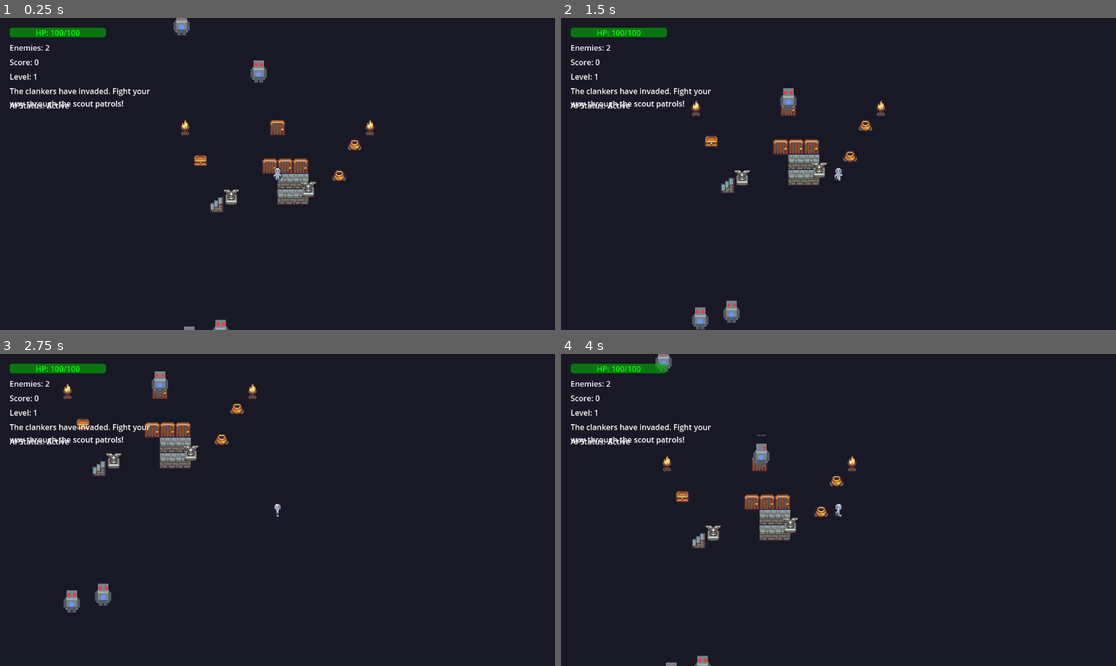
Above: before the commit, frames 1-4 (two rows, left to right).
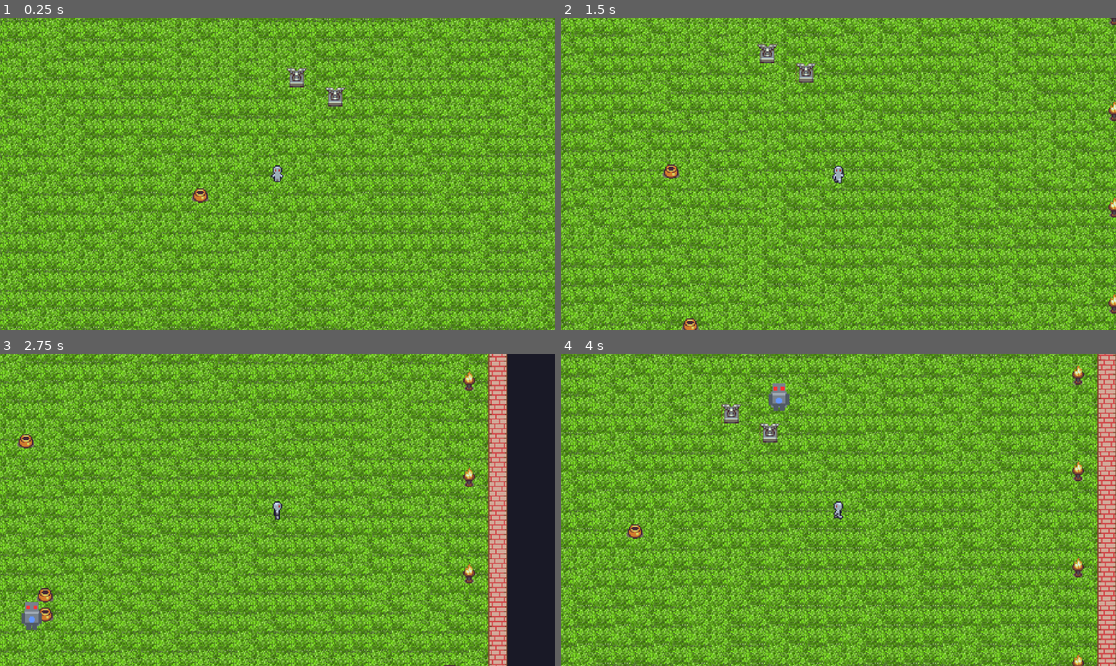
Above: after the commit, the same moments.

Repository: RonanHevenor/legendarypotato
Game: Godot game, scene res://scenes/levels/room_01.tscn
Same seed, same stepped clock (60 frames per second), same inputs: the game is played once before the commit and once after it.
Inputs:
- Up to frame 1 (0.25 s): no input
- Up to frame 2 (1.5 s): tap Enter at 0.5 s; hold Right (ui_right) 0.53-1.28 s; tap Space (attack) at 0.6, 1.35 s; hold Down (ui_down) from 1.28 s (still down)
- Up to frame 3 (2.75 s): release Down (ui_down) at 2.03 s; hold Right (ui_right) from 2.03 s (still down); tap Tab at 2.1 s; tap Space (attack) at 2.3 s
- Up to frame 4 (4 s): release Right (ui_right) at 2.78 s; hold Up (ui_up) 2.78-3.53 s; tap R at 2.85 s; tap Space (attack) at 3.05, 3.6 s; hold Left (ui_left) from 3.53 s (still down)

The runs differ from the first frame. In frame 1, 100% of the frame differs, in the area x 0-100%, y 0-100%; in frame 2, 100%; in frame 3, 91%; in frame 4, 100%.

Commit message:
letting grok in

Diff:
--- a/scenes/levels/room_01.tscn
+++ b/scenes/levels/room_01.tscn
@@ -72,10 +72,6 @@
 zoom = Vector2(2, 2)
 script = ExtResource("17_camera")
 
-[node name="EnemySpawner" type="Node2D" parent="YSort"]
-script = ExtResource("10_spawner")
-enemy_scene = ExtResource("9_enemy")
-
 [node name="CombatUI" parent="." instance=ExtResource("11_ui")]
 
 [node name="LevelManager" type="Node" parent="."]
@@ -89,3 +85,7 @@
 
 [node name="GameManager" type="Node" parent="."]
 script = ExtResource("15_game_mgr")
+
+[node name="EnemySpawner" type="Node2D" parent="."]
+script = ExtResource("10_spawner")
+enemy_scene = ExtResource("9_enemy")
--- a/scripts/enemy.gd
+++ b/scripts/enemy.gd
@@ -23,39 +23,29 @@
 
 func _ready():
 	health = max_health
+	player = get_tree().get_first_node_in_group("player")
+	if not player:
+		push_warning("Enemy: No player found in group 'player' at _ready.")
+	else:
+		print("Enemy linked to player:", player.name)
 
-	# Find player first
-	player = get_tree().get_first_node_in_group("player")
-
-	# Get camera reference from player
 	if player and player.has_node("Camera2D"):
 		camera = player.get_node("Camera2D")
 
-	# Set collision layers
-	collision_layer = 3  # Enemies layer
-	collision_mask = 1 + 2  # World + Player
-	if not player:
-		push_error("No player found in group 'player'")
-
-	# Ensure sprite is visible
+	# Setup visuals
+	collision_layer = 3
+	collision_mask = 1 + 2
 	if animated_sprite:
 		animated_sprite.visible = true
 		animated_sprite.modulate = Color.WHITE
-		print("Enemy sprite setup - has frames: ", animated_sprite.sprite_frames != null)
 		if animated_sprite.sprite_frames and animated_sprite.sprite_frames.has_animation("idle_down"):
 			animated_sprite.play("idle_down")
-			print("Enemy playing idle_down animation")
-		else:
-			print("ERROR: Enemy sprite_frames not set or animation missing!")
 
 func _physics_process(delta):
 	if not player:
 		return
-
 	attack_cooldown = max(0, attack_cooldown - delta)
-
 	var distance_to_player = global_position.distance_to(player.global_position)
-
 	if distance_to_player <= attack_range and attack_cooldown <= 0:
 		_attack_player()
 	elif distance_to_player <= detection_range:
@@ -66,21 +56,12 @@
 func _move_toward_player(delta: float):
 	var direction = (player.global_position - global_position).normalized()
 	velocity = direction * speed
-	move_and_collide(velocity * delta)
-
-	# Update animation based on movement direction
+	move_and_collide(velocity*delta)
 	if animated_sprite and animated_sprite.sprite_frames:
 		if abs(direction.x) > abs(direction.y):
-			if direction.x > 0:
-				last_direction = "right"
-			else:
-				last_direction = "left"
+			last_direction = "right" if direction.x > 0 else "left"
 		else:
-			if direction.y > 0:
-				last_direction = "down"
-			else:
-				last_direction = "up"
-
+			last_direction = "down" if direction.y > 0 else "up"
 		var walk_anim = "walk_" + last_direction
 		if animated_sprite.sprite_frames.has_animation(walk_anim):
 			animated_sprite.play(walk_anim)
@@ -88,20 +69,26 @@
 func _attack_player():
 	if is_attacking or attack_cooldown > 0:
 		return
-
 	is_attacking = true
 	attack_cooldown = 1.5
 
+	var dist = 0.0
+	if is_instance_valid(player):
+		dist = global_position.distance_to(player.global_position)
+	print("[DEBUG] Enemy attempting attack. Dist=", dist, " cooldown=", attack_cooldown)
+
+	# Simulate attack window; apply damage if in range
 	await get_tree().create_timer(0.3).timeout
-	if is_instance_valid(player) and global_position.distance_to(player.global_position) <= attack_range:
+	if is_instance_valid(player) and dist <= attack_range:
 		player.take_damage(attack_damage)
+		print("[DEBUG] Enemy hit player for", attack_damage)
+	else:
+		print("[DEBUG] Enemy attack; but player out of range: dist=", dist)
 
 	is_attacking = false
 
 func _idle():
 	velocity = Vector2.ZERO
-
-	# Play idle animation
 	if animated_sprite and animated_sprite.sprite_frames:
 		var idle_anim = "idle_" + last_direction
 		if animated_sprite.sprite_frames.has_animation(idle_anim):
@@ -109,37 +96,27 @@
 
 func take_damage(damage: int):
 	health -= damage
-	enemy_damaged.emit(damage)
-
-	# Screen shake
+	emit_signal("enemy_damaged", damage)
 	if camera and camera.has_method("shake"):
 		camera.shake(2.0)
-
-	# Particle effect
 	if hit_particles:
 		hit_particles.emitting = true
-
 	if health <= 0:
 		_die()
 	else:
-		# Flash red
 		modulate = Color.RED
 		await get_tree().create_timer(0.1).timeout
 		modulate = Color.WHITE
+	print("Player health after hit? not tracked here; enemy health=", health)
 
 func _die():
-	enemy_died.emit()
-
+	emit_signal("enemy_died")
 	# Death animation
 	modulate = Color(1, 0, 0, 0.5)
 	var tween = create_tween()
 	tween.tween_property(self, "modulate:a", 0.0, 0.3)
 	tween.tween_property(self, "scale", Vector2.ZERO, 0.2)
-
-	# Screen shake
 	if camera and camera.has_method("shake"):
 		camera.shake(4.0)
-
-	# Wait for animation or timeout to prevent hanging
 	await tween.finished
 	queue_free()
--- a/scripts/enemy_spawner.gd
+++ b/scripts/enemy_spawner.gd
@@ -1,17 +1,19 @@
 extends Node2D
 
 @export var enemy_scene: PackedScene
-@export var spawn_interval: float = 5.0
-@export var max_enemies: int = 2  # Start with fewer enemies
+@export var spawn_interval: float = 3.0
+@export var max_enemies: int = 1  # Start with fewer enemies
 @export var spawn_radius: float = 200.0
 
 var enemies: Array = []
+var enemy_count = 0
 var spawn_timer: float = 0.0
 var player: Node2D = null
 var game_manager: Node = null
-var enemies_per_level = [2, 3, 4, 5, 6]  # Progressive difficulty
+var enemies_per_level = [3, 3, 3, 3, 3]  # Fixed number for beatable rooms
 
 signal enemy_spawned(enemy: Node)
+signal room_cleared
 
 func _ready():
 	add_to_group("enemy_spawner")
@@ -38,15 +40,14 @@
 		push_error("Cannot spawn enemies - no player found")
 		return
 
-	for i in range(max_enemies):
-		_spawn_enemy()
+	_spawn_enemy()
 
 func _process(delta):
 	if not player:
 		return
 
 	spawn_timer += delta
-	if spawn_timer >= spawn_interval and enemies.size() < max_enemies:
+	if spawn_timer >= spawn_interval and enemies.size() < 3 and enemy_count < max_enemies:
 		spawn_timer = 0.0
 		_spawn_enemy()
 
@@ -87,7 +88,8 @@
 	enemies.append(enemy)
 	enemy_spawned.emit(enemy)
 
-	print("Enemy spawned at: ", spawn_pos, " visible: ", enemy.visible)
+	enemy_count+=1
+	print("Enemy spawned at: ", spawn_pos, " visible: ", enemy.visible, " total: ", enemies.size())
 
 func _find_spawn_position() -> Vector2:
 	# Try to find a valid spawn position
@@ -112,8 +114,15 @@
 	print("Enemy died, remaining: ", enemies.size())
 
 	# Check if level is complete (all enemies defeated)
-	if enemies.size() == 0 and game_manager:
-		game_manager.next_level()
+	if enemies.size() == 0 and enemy_count == max_enemies:
+		emit_signal("room_cleared")
+		# Robust bridge: attempt to inform LevelManager if present
+		var lm_list = get_tree().get_nodes_in_group("level_manager")
+		print(lm_list)
+		for lm in lm_list:
+			if lm.has_method("advance_room_or_level"):
+				lm.advance_room_or_level()
+				break
 
 func _on_level_complete():
 	_update_max_enemies()
@@ -126,7 +135,7 @@
 		var level = min(game_manager.current_level - 1, enemies_per_level.size() - 1)
 		max_enemies = enemies_per_level[level]
 
-# AI Generation Integration
+# AI Integration helper
 func spawn_ai_enemy(enemy_data: Dictionary):
 	if not enemy_scene:
 		return
--- a/scripts/level_manager.gd
+++ b/scripts/level_manager.gd
@@ -4,16 +4,28 @@
 
 @export var room_scenes: Array[PackedScene] = []
 @export var transition_distance: float = 400.0
+@export var rooms_per_level: int = 3
 
 var current_room: Node2D = null
 var player: Node2D = null
 var rooms_generated: Array = []
 var current_room_index: int = 0
+var rooms_created_in_level: int = 0
+
+# Failsafe timer to auto-advance if progression stalls
+var watchdog_seconds: float = 3.0
+var watchdog_timer: float = 0.0
 
 signal room_changed(new_room: Node2D)
 
+var rng: RandomNumberGenerator = RandomNumberGenerator.new()
+var procedural_room_scene: PackedScene = preload("res://scenes/levels/room_procedural.tscn")
+
 func _ready():
 	add_to_group("level_manager")
+	rng.randomize()
+	rooms_created_in_level = 0
+	watchdog_timer = 0.0
 	call_deferred("_initialize_level_manager")
 
 func _initialize_level_manager():
@@ -22,47 +34,68 @@
 		push_error("No player found!")
 		return
 
-	# Start with the initial room
+	# Start with the initial room (existing scene)
 	current_room = get_parent()
 	rooms_generated.append(current_room)
 	_setup_room(current_room)
+	if current_room and current_room.has_node("EnemySpawner"):
+		var spawner = current_room.get_node("EnemySpawner")
+		if spawner and spawner.has_signal("room_cleared"):
+			spawner.room_cleared.connect(_on_room_cleared)
+
+  # Replace initial room with a procedural variation for immediate randomness
+	if current_room:
+		var parent = current_room.get_parent()
+		var proc_room = procedural_room_scene.instantiate()
+		if proc_room.has_method("set_seed"):
+			proc_room.set_seed(rng.randi())
+		parent.add_child(proc_room)
+		proc_room.position = current_room.position
+		# Move player to new room before freeing old
+		if player and proc_room.has_node("YSort"):
+			var new_ysort = proc_room.get_node("YSort")
+			player.reparent(new_ysort)
+		rooms_generated = [proc_room]
+		current_room.queue_free()
+		current_room = proc_room
+		_setup_room(current_room)
+		if current_room and current_room.has_node("EnemySpawner"):
+			var spawner2 = current_room.get_node("EnemySpawner")
+			if spawner2 and spawner2.has_signal("room_cleared"):
+				spawner2.room_cleared.connect(_on_room_cleared)
+		print("Init: swapped initial to procedural. Has EnemySpawner? ", current_room.has_node("EnemySpawner"))
 
 func _process(delta):
-	if not player or not current_room:
+	# Ensure we have a reference to the player
+	if not player:
+		player = get_tree().get_first_node_in_group("player")
+		if not player:
+			return
+	if not current_room:
 		return
+	# watchdog timer to guard against stalls
+	watchdog_timer += delta
+	if watchdog_timer > watchdog_seconds:
+		watchdog_timer = 0.0
+		print("[DEBUG] watchdog: forcing progression due to stall")
+		advance_room_or_level()
 
-	# Check if player has moved far enough to generate a new room
 	var player_pos = player.global_position
 	var room_center = current_room.global_position
-
 	if player_pos.distance_to(room_center) > transition_distance:
-		# Only generate new rooms if we're not in the middle of initialization
-		if current_room_index >= 0:  # Only allow room generation after initial setup
-			_generate_new_room(player_pos - room_center)
+		_generate_new_room(player_pos - room_center)
 
 func _generate_new_room(direction: Vector2):
-	# Determine which direction to generate the room
 	var dir_name = _get_direction_name(direction)
-
 	print("Generating new room in direction: ", dir_name)
-
-	# Create a new room
-	var new_room = _create_random_room()
+	var new_room = _create_next_room()
 	if not new_room:
 		return
-
-	# Position the new room adjacent to current room
 	var offset = direction.normalized() * transition_distance * 2
 	new_room.position = current_room.position + offset
-
-	# Add to scene
 	get_parent().add_child(new_room)
 	rooms_generated.append(new_room)
-
-	# Setup the new room
 	_setup_room(new_room)
-
-	# Transition to new room
 	_transition_to_room(new_room)
 
 func _get_direction_name(direction: Vector2) -> String:
@@ -71,34 +104,37 @@
 	else:
 		return "south" if direction.y > 0 else "north"
 
-func _create_random_room() -> Node2D:
-	if room_scenes.is_empty():
-		# Fallback: create a basic room
-		return _create_basic_room()
-
-	var room_scene = room_scenes[randi() % room_scenes.size()]
-	return room_scene.instantiate()
+func _create_next_room() -> Node2D:
+	# Decide between procedural and preset room
+	var use_procedural = rng.randf() < 0.5 or room_scenes.size() == 0
+	if use_procedural:
+		var room = procedural_room_scene.instantiate()
+		if room.has_method("set_seed"):
+			room.set_seed(rng.randi())
+		return room
+	else:
+		var idx = rng.randi() % room_scenes.size()
+		var room = room_scenes[idx].instantiate()
+		if room.has_method("set_seed"):
+			room.set_seed(rng.randi())
+		return room
+	return null
 
 func _create_basic_room() -> Node2D:
+	# Fallback basic room if needed
 	var room = Node2D.new()
 	room.name = "GeneratedRoom"
-
-	# Add basic components (simplified version of room_01)
 	var tilemap = TileMapLayer.new()
 	tilemap.name = "TileMapLayer"
 	room.add_child(tilemap)
-
-	# Add enemy spawner
 	var spawner = Node2D.new()
 	spawner.name = "EnemySpawner"
 	spawner.script = load("res://scripts/enemy_spawner.gd")
 	spawner.enemy_scene = load("res://scenes/enemy/enemy.tscn")
 	room.add_child(spawner)
-
 	return room
 
 func _setup_room(room: Node2D):
-	# Ensure room has necessary components
 	if not room.has_node("EnemySpawner"):
 		var spawner = Node2D.new()
 		spawner.name = "EnemySpawner"
@@ -106,31 +142,55 @@
 		spawner.enemy_scene = load("res://scenes/enemy/enemy.tscn")
 		room.add_child(spawner)
 
-	# Connect enemy spawner signals if UI exists
 	var ui = get_tree().get_first_node_in_group("combat_ui")
 	if ui and room.has_node("EnemySpawner"):
 		var spawner = room.get_node("EnemySpawner")
 		spawner.enemy_spawned.connect(ui._on_enemy_spawned)
+		if spawner.has_signal("room_cleared"):
+			spawner.room_cleared.connect(_on_room_cleared)
 
 func _transition_to_room(new_room: Node2D):
 	current_room = new_room
 	current_room_index = rooms_generated.size() - 1
-
 	room_changed.emit(new_room)
-
-	# Move camera to new room center
+	# Move player to new room's YSort
+	if player and new_room.has_node("YSort"):
+		var new_ysort = new_room.get_node("YSort")
+		player.reparent(new_ysort)
 	var camera = player.get_node_or_null("Camera2D")
 	if camera:
 		var tween = create_tween()
 		tween.tween_property(camera, "global_position", new_room.global_position, 0.5)
-
 	print("Transitioned to room: ", new_room.name)
 
-# AI Integration
+func _on_room_cleared():
+	print("[DEBUG] _on_room_cleared: current_room_index=", current_room_index, " rooms_per_level=", rooms_per_level)
+	print("[DEBUG] progress path: spawning next room or level")
+	watchdog_timer = 0.0
+	# Room cleared: either load next variation or advance level
+	current_room_index += 1
+	if current_room_index < rooms_per_level:
+		var next_room = _create_next_room()
+		if next_room:
+			next_room.position = current_room.position + Vector2(transition_distance * 2, 0)
+			get_parent().add_child(next_room)
+			rooms_generated.append(next_room)
+			_setup_room(next_room)
+			_transition_to_room(next_room)
+		else:
+			print("[DEBUG] No next room created; advancing level if possible")
+			var gm = get_tree().get_first_node_in_group("game_manager")
+			if gm:
+				gm.next_level()
+
+# Advancement helper for external calls
+func advance_room_or_level():
+	_on_room_cleared()
+
+# AI Integration helper
 func spawn_ai_enemy_in_current_room(enemy_data: Dictionary):
 	if not current_room or not current_room.has_node("EnemySpawner"):
 		return
-
 	var spawner = current_room.get_node("EnemySpawner")
 	if spawner.has_method("spawn_ai_enemy"):
 		spawner.spawn_ai_enemy(enemy_data)
--- a/scripts/player.gd
+++ b/scripts/player.gd
@@ -19,6 +19,8 @@
 
 func _ready():
 	health = max_health
+	if not is_in_group("player"):
+		add_to_group("player")
 
 	# Get camera reference (might not be ready yet)
 	if has_node("Camera2D"):
@@ -79,27 +81,17 @@
 		return
 
 	is_attacking = true
-	attack_cooldown = 0.5  # 0.5 second cooldown
+	attack_cooldown = 0.5
 
-	# Play attack animation - temporarily disabled
-	# TODO: Fix animation system
+	# Simple melee hit: check all enemies in range and deal damage
+	for enemy in get_tree().get_nodes_in_group("enemies"):
+		if is_instance_valid(enemy) and global_position.distance_to(enemy.global_position) <= attack_range:
+			if enemy.has_method("take_damage"):
+				enemy.take_damage(attack_damage)
+				if camera and camera.has_method("shake"):
+					camera.shake(3.0)
 
-	# Check for enemies in attack range
-	var space_state = get_world_2d().direct_space_state
-	var query = PhysicsRayQueryParameters2D.create(
-		global_position,
-		global_position + _get_attack_direction() * attack_range,
-		collision_mask,
-		[self]  # Exclude self
-	)
-
-	var result = space_state.intersect_ray(query)
-	if result and result.collider.is_in_group("enemies"):
-		result.collider.take_damage(attack_damage)
-		# Screen shake on hit
-		if camera and camera.has_method("shake"):
-			camera.shake(3.0)
-
+	# Wait for a brief window before allowing next attack
 	await get_tree().create_timer(0.2).timeout
 	is_attacking = false
 
--- a/scripts/room_generator.gd
+++ b/scripts/room_generator.gd
@@ -1,11 +1,15 @@
 extends Node2D
 
+signal room_ready
+
 @export var room_width = 30
+@export var seed = 0
 @export var room_height = 20
 
 @onready var floor_layer = $TileMapLayer
 @onready var wall_layer = $WallLayer
 @onready var ysort = $YSort
+var rng = RandomNumberGenerator.new()
 
 # Prop scenes
 var prop_scenes = {
@@ -20,8 +24,15 @@
 var occupied_positions = []
 
 func _ready():
+	# Initialize RNG and seed for variation
+	rng = RandomNumberGenerator.new()
+	if seed != 0:
+		rng.seed = seed
+	else:
+		rng.randomize()
 	generate_room()
 	wall_layer.force_update_transform()
+	emit_signal("room_ready")
 
 func generate_room():
 	occupied_positions.clear()
@@ -218,3 +229,6 @@
 func mark_occupied(pos: Vector2i):
 	if not occupied_positions.has(pos):
 		occupied_positions.append(pos)
+
+func set_seed(p_seed: int) -> void:
+	seed = p_seed
